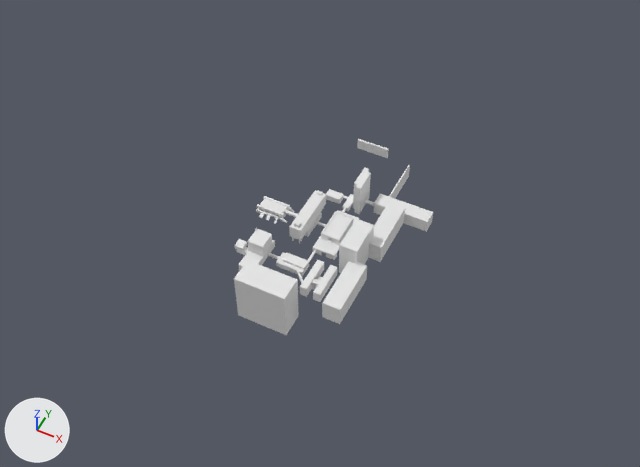
Two versions of the Blender file Models and art assets/Tue Map scale_ level/Tue Map (4).blend, one commit apart.
Before and after are seen from a camera (50 mm lens) standing at (469.0, -802.0, 971.0) and looking at (64.0, 8.0, -41.0). Lighting does not change. The marker at lower left points along +X, +Y and +Z.

Objects in the first picture: 'Atlas', 'BG Building2', 'BG Building3', 'BG Building4', 'BG building1', 'Helix', 'Luna', 'Matrix', 'MetaForum', 'Neuron', 'Vertigo'.
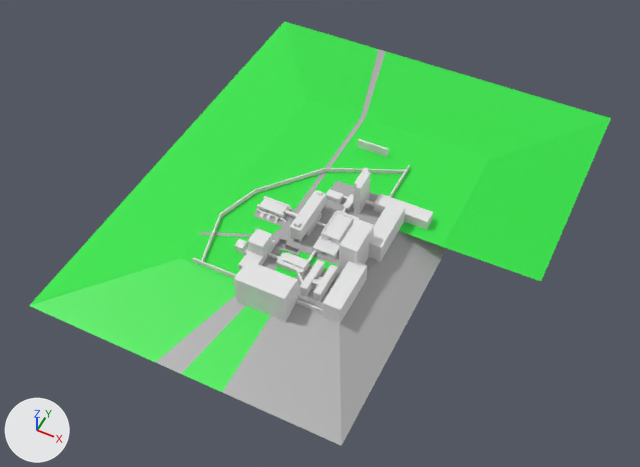
Location of each change, [x1, y1, x2, y2] in pixels of the pictures (640 x 467 px):
```json
{"object": "Terrain", "change": "shown", "after": [29, 21, 611, 446], "on screen": "green"}
{"object": "Boundary2", "change": "shown", "after": [192, 258, 322, 314]}
{"object": "Boundary6", "change": "shown", "after": [325, 168, 407, 174]}
{"object": "Boundary5", "change": "shown", "after": [255, 168, 325, 193]}
{"object": "Boundary4", "change": "shown", "after": [220, 189, 256, 217]}
{"object": "Boundary3", "change": "shown", "after": [201, 214, 221, 262]}
```

Scene script edits in JSON lines:
```json
{"block": "me_plane", "where": "# used by ob_terrain; location = (13.0, 0.0, 0.0); scale = (237.0, 237.0, 237.0)"}
{"op": "remove", "block": "me_plane", "code": "me_plane.from_pydata(...)  # 523 vertices, 468 faces; spans x -0.38..1.0, y -0.66..1.0, z -0.03..0.01"}
{"op": "add", "block": "me_plane", "code": "me_plane.from_pydata(...)  # 563 vertices, 503 faces; spans x -1.06..1.61, y -1.29..1.94, z -0.14..0.01"}
{"block": "me_plane", "change": "me_plane part 1"}
{"block": "me_plane", "change": "10 faces are deleted"}
{"block": "me_plane", "change": "40 vertices are added at x -1.06..1.61, y -1.29..1.94, z -0.14"}
{"block": "me_plane", "change": "32 new faces join them, mat_material_001 (grey #adadad)"}
{"block": "me_plane", "change": "13 new faces join them, mat_material (green #31e747)"}
{"op": "remove", "block": "ob_boundary2", "code": "ob_boundary2.hide_set(True)"}
{"op": "remove", "block": "ob_boundary3", "code": "ob_boundary3.hide_set(True)"}
{"op": "remove", "block": "ob_boundary4", "code": "ob_boundary4.hide_set(True)"}
{"op": "remove", "block": "ob_boundary5", "code": "ob_boundary5.hide_set(True)"}
{"op": "remove", "block": "ob_boundary6", "code": "ob_boundary6.hide_set(True)"}
{"op": "remove", "block": "ob_terrain", "code": "ob_terrain.hide_set(True)"}
```
